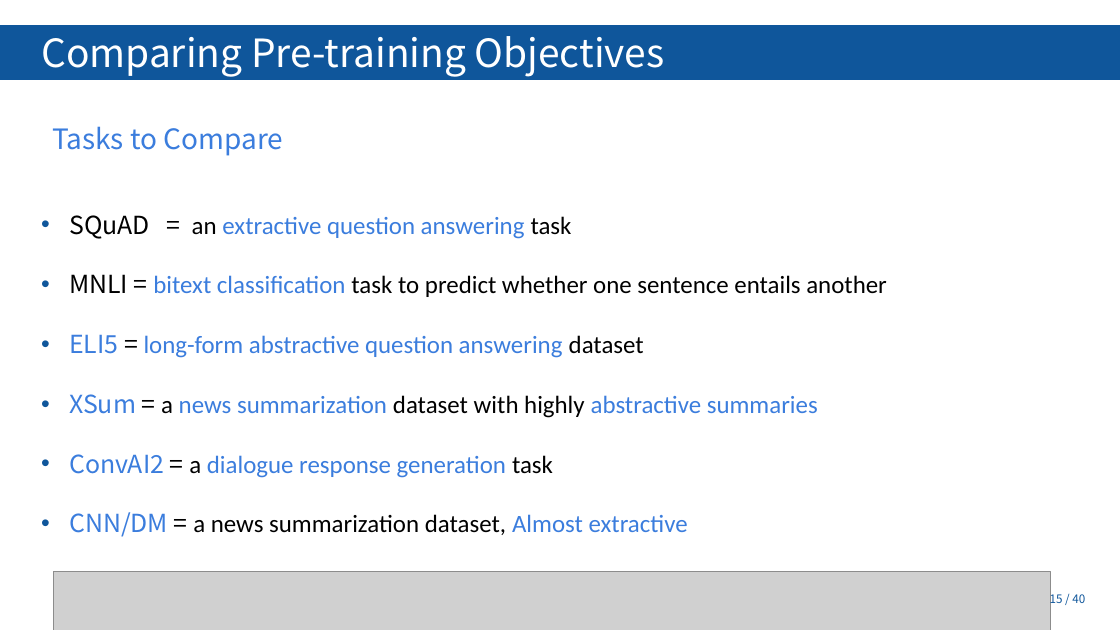
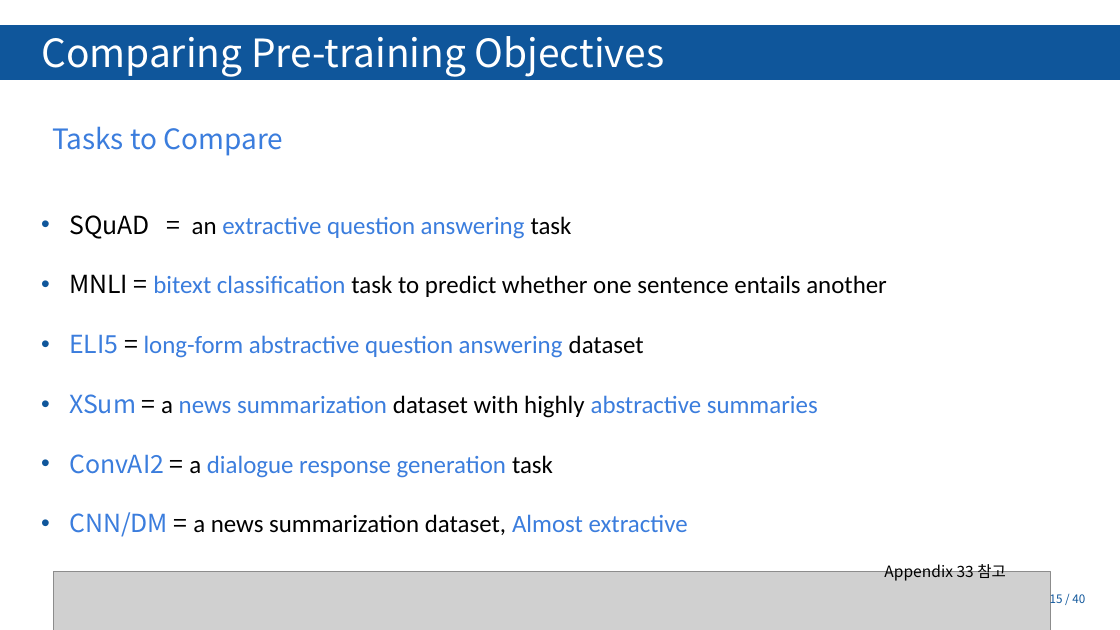
Before and after one commit to Tiabet/Paper-for-ML-DL, a slide deck: slide 15 of 세미나/BART_김정현.pptx. Drawn at 1120x630 pixels with LibreOffice and Linux fonts; fonts in the diff are those of the drawing; grey boxes stand for pictures; background and template pictures are left out. Boxes give left, top, right and bottom in pixels: in the first picture for what was removed or moved away, otherwise in the second. Text is boxed around its words. In the diff, an @@ line names an element or a change of style, - is before the commit and + after.

```diff
--- a/세미나/BART_김정현.pptx
+++ b/세미나/BART_김정현.pptx
@@ text added at [884, 561, 1006, 581], 20 pt, text #000000 @@
+Appendix 33 참고
```
Also in this commit, not shown: 13 other slides changed, 1 slide added, 1 slide removed, 6 other files.
